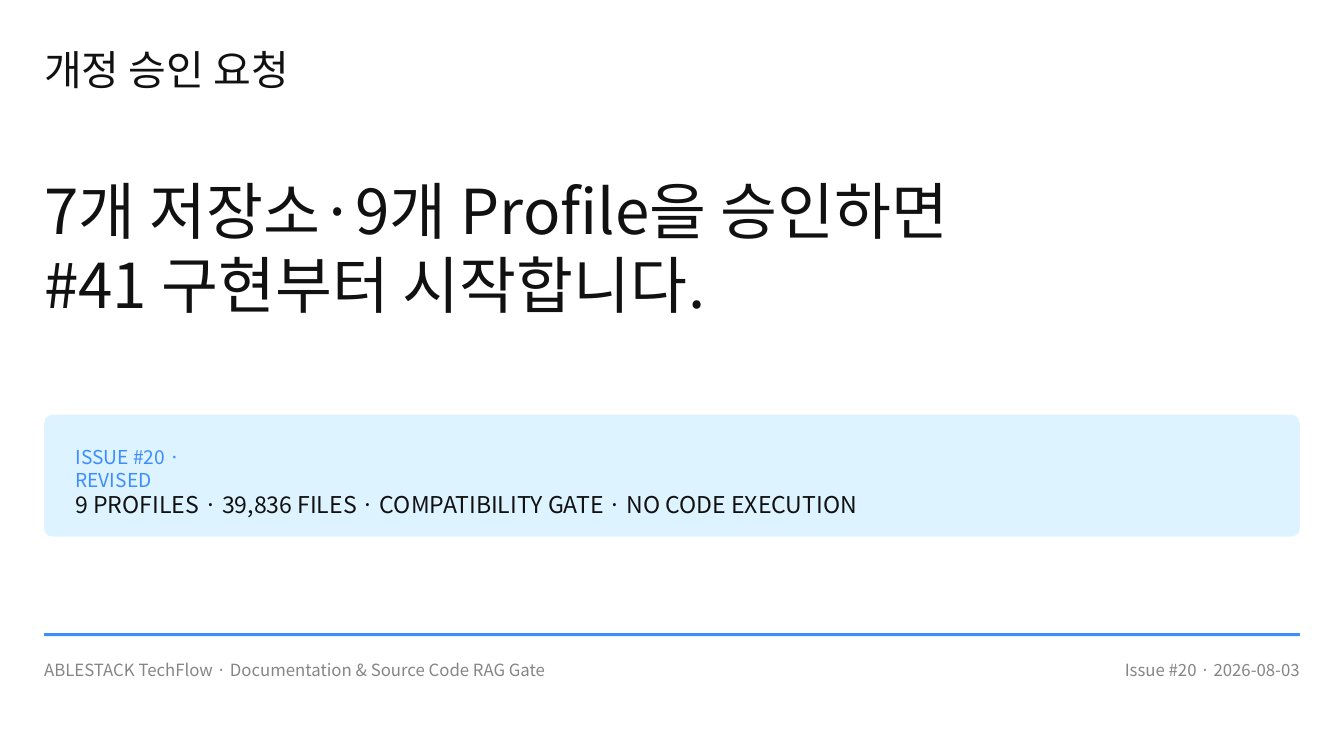
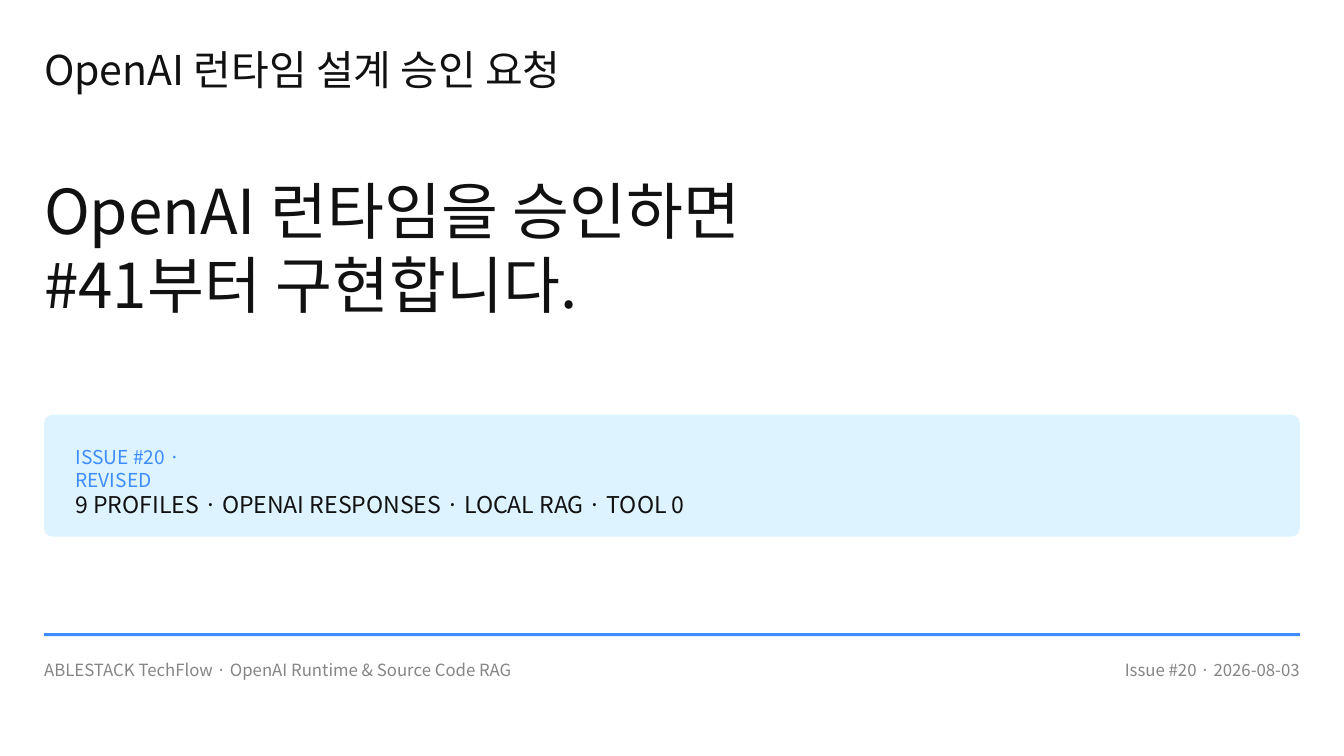
Before and after one commit to ablecloud-team/ablestack-techflow, a slide deck: slide 10 of output/presentation/techflow-rag-poc-design.pptx. Drawn at 1344x756 pixels with LibreOffice and Linux fonts; fonts in the diff are those of the drawing. Boxes give left, top, right and bottom in pixels: in the first picture for what was removed or moved away, otherwise in the second. Text is boxed around its words. In the diff, an @@ line names an element or a change of style, - is before the commit and + after.

Commit message:
Issue #20 OpenAI RAG 런타임 설계 보강

```diff
--- a/output/presentation/techflow-rag-poc-design.pptx
+++ b/output/presentation/techflow-rag-poc-design.pptx
@@ text at <box>44,51,560,95</box>: text changed @@
-개정 승인 요청
+OpenAI 런타임 설계 승인 요청
@@ text at <box>44,182,740,313</box>: text changed @@
-7개 저장소·9개 Profile을 승인하면
-#41 구현부터 시작합니다.
+OpenAI 런타임을 승인하면
+#41부터 구현합니다.
@@ text at <box>76,495,685,514</box>: text changed @@
-9 PROFILES · 39,836 FILES · COMPATIBILITY GATE · NO CODE EXECUTION
+9 PROFILES · OPENAI RESPONSES · LOCAL RAG · TOOL 0
@@ text at <box>44,662,511,680</box>: text changed @@
-ABLESTACK TechFlow · Documentation & Source Code RAG Gate
+ABLESTACK TechFlow · OpenAI Runtime & Source Code RAG
```
Also in this commit, not shown: 6 other slides changed, 1 slide added, 1 slide removed, 15 other files.
